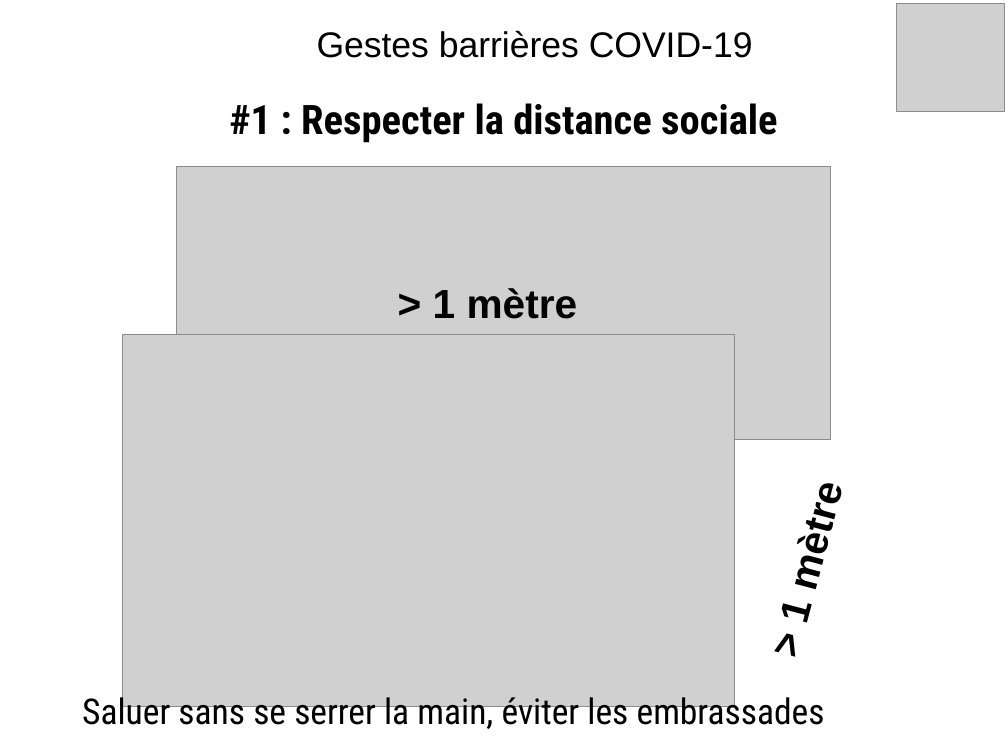
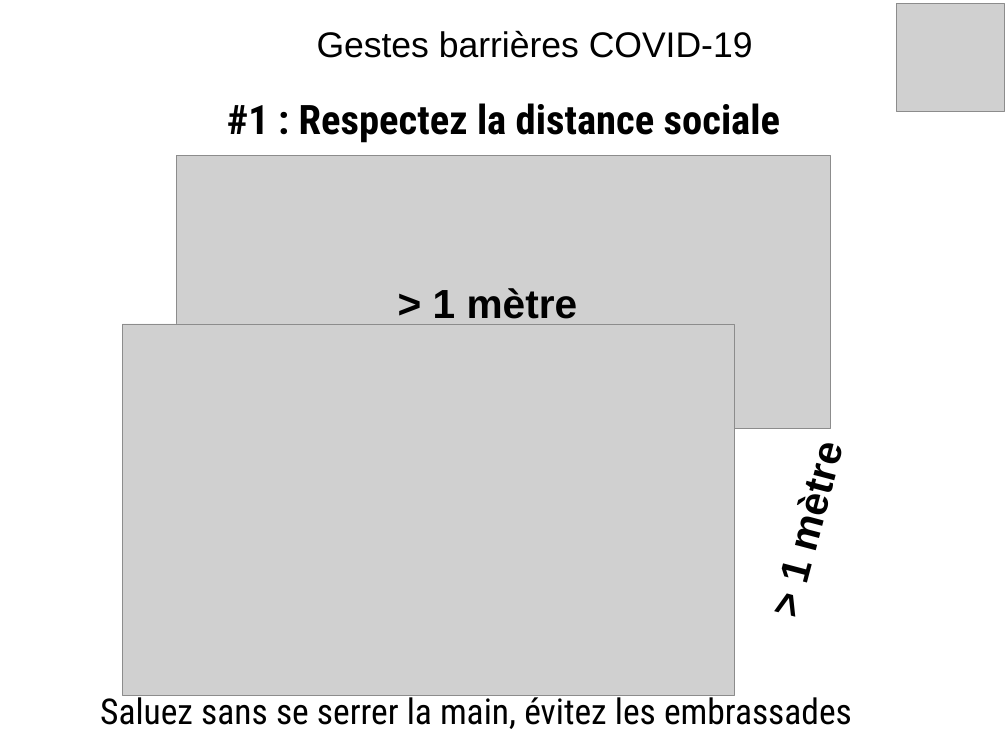
Before and after one commit to Evarisk/bibliotheque-media-risque, a slide deck: slide 1 of causerie/produits-emissions-dechets/gestes-barriere-covid-19/causerie_gestes-barriere-covid-19.odp. Drawn at 1008x756 pixels with LibreOffice and Linux fonts; fonts in the diff are those of the drawing; grey boxes stand for pictures; background and template pictures are left out. Boxes give left, top, right and bottom in pixels: in the first picture for what was removed or moved away, otherwise in the second. Text is boxed around its words. In the diff, an @@ line names an element or a change of style, - is before the commit and + after.

```diff
--- a/causerie/produits-emissions-dechets/gestes-barriere-covid-19/causerie_gestes-barriere-covid-19.odp
+++ b/causerie/produits-emissions-dechets/gestes-barriere-covid-19/causerie_gestes-barriere-covid-19.odp
@@ title at box(227, 103, 780, 143): text changed @@
-#1 : Respecter la distance sociale
+#1 : Respectez la distance sociale
@@ picture: place and size @@
-picture at box(177, 166, 831, 439)
+picture at box(177, 155, 831, 428)
@@ picture: place and size @@
-picture at box(123, 335, 735, 706)
+picture at box(123, 324, 735, 695)
@@ text "> 1 mètre": place and size @@
-text "> 1 mètre" at box(752, 441, 869, 673)
+text "> 1 mètre" at box(752, 401, 869, 633)
@@ text at box(100, 691, 852, 729): text changed @@
-Saluer sans se serrer la main, éviter les embrassades
+Saluez sans se serrer la main, évitez les embrassades
```
Also in this commit, not shown: 2 other slides changed, 3 other files.
